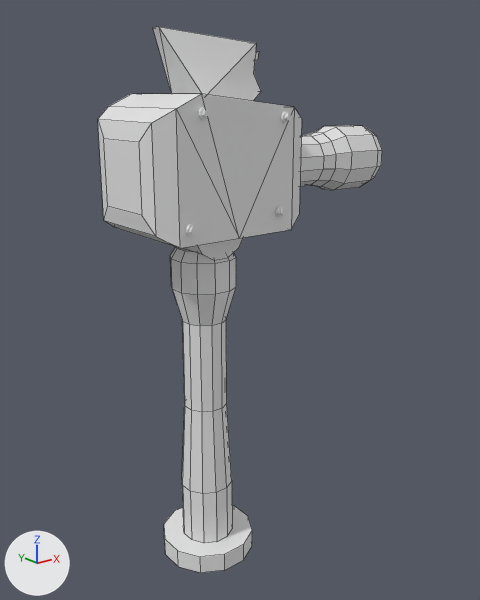
Before and after pictures for a commit that changed the Blender file Assets/rocket launcher.blend.
Before and after are seen from a 50 mm lens placed at (-1.52, -2.08, 0.35), pointed at (0.18, 0.05, -0.5). The axes (+X, +Y, +Z) are drawn at lower left. The lights are the same throughout. Mesh edges are drawn as thin lines on the coarser meshes.

Before the edit, the objects in view are built like this:
```python
me_group1375185112 = bpy.data.meshes.new('group1375185112')
me_group1375185112.from_pydata(...)  # 84 vertices, 74 faces; spans x -0.174..0.086, y -1.507..-0.223, z -0.113..0.147
me_group1375185112.materials.append(mat_mat16)  # white #e7e7e7
me_group1492855365 = bpy.data.meshes.new('group1492855365')
me_group1492855365.from_pydata(...)  # a 12-sided cylinder along y spanning x -0.244..0.156, y -1.587..-1.507, z -0.183..0.217
me_group1492855365.materials.append(mat_mat17)  # white #e7e7e7
me_group2145190503 = bpy.data.meshes.new('group2145190503')
me_group2145190503.from_pydata(...)  # 164 vertices, 152 faces; spans x -0.403..0.853, y -0.253..0.563, z -0.339..0.298
# faces by material slot: [68, 50, 16, 18]
me_group2145190503.materials.append(mat_mat16)  # white #e7e7e7
me_group2145190503.materials.append(mat_mat17)  # white #e7e7e7
me_group2145190503.materials.append(mat_mat8)  # white #e7e7e7
me_group2145190503.materials.append(mat_mat23)  # white #e7e7e7
ob_group1375185112 = bpy.data.objects.new('group1375185112', me_group1375185112)
ob_group1375185112.location = (0.0, 0.0, 0.0)
ob_group1375185112.rotation_euler = (1.571, 0.0, -0.262)  # degrees (90, 0, -15)
ob_group1492855365 = bpy.data.objects.new('group1492855365', me_group1492855365)
ob_group1492855365.location = (0.0, 0.0, 0.0)
ob_group1492855365.rotation_euler = (1.571, 0.0, -0.262)  # degrees (90, 0, -15)
ob_group2145190503 = bpy.data.objects.new('group2145190503', me_group2145190503)
ob_group2145190503.location = (0.0, 0.0, 0.0)
ob_group2145190503.rotation_euler = (1.571, 0.0, -0.262)  # degrees (90, 0, -15)
```
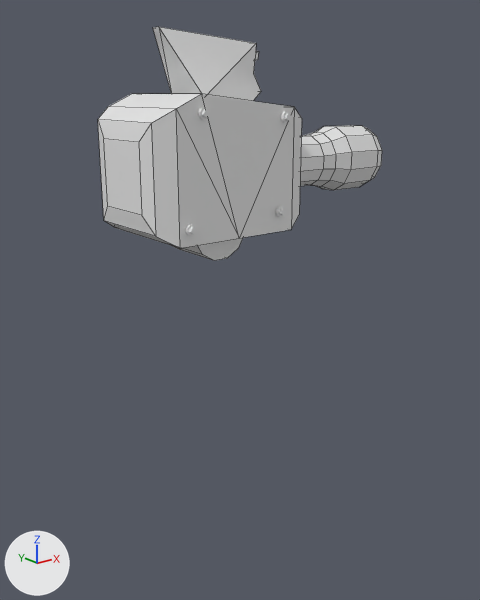
The change, as a diff of the scene's bpy script:
```diff
--- a/Assets/rocket launcher.blend.py
+++ b/Assets/rocket launcher.blend.py
@@ ob_group1492855365 @@
-ob_group1492855365 = bpy.data.objects.new('group1492855365', me_group1492855365)
-ob_group1492855365.location = (0.0, 0.0, 0.0)
-ob_group1492855365.rotation_euler = (1.571, 0.0, -0.262)  # degrees (90, 0, -15)
@@ ob_group1375185112 @@
-ob_group1375185112 = bpy.data.objects.new('group1375185112', me_group1375185112)
-ob_group1375185112.location = (0.0, 0.0, 0.0)
-ob_group1375185112.rotation_euler = (1.571, 0.0, -0.262)  # degrees (90, 0, -15)
```

Boxes (x1, y1, x2, y2) around the edits, measured in the pictures (480 x 600 px):
'group1375185112', deleted: before (170, 247, 236, 543)
'group1492855365', deleted: before (164, 505, 252, 573)
